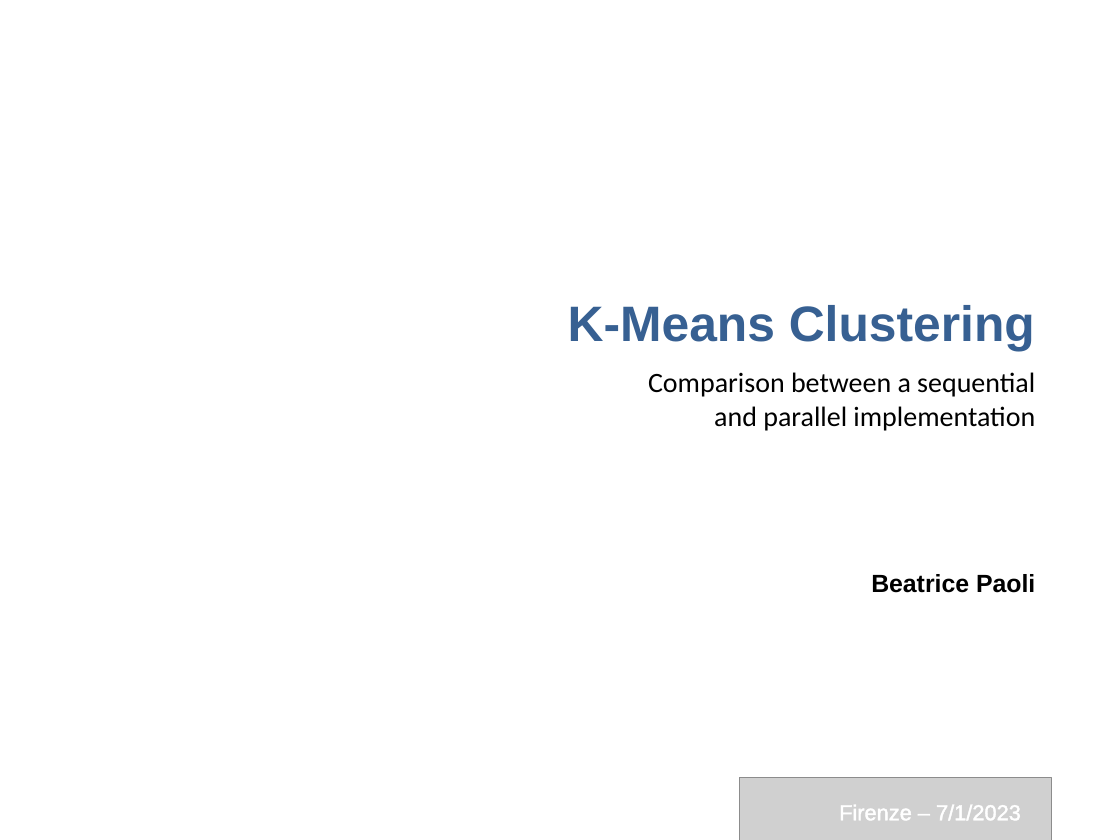
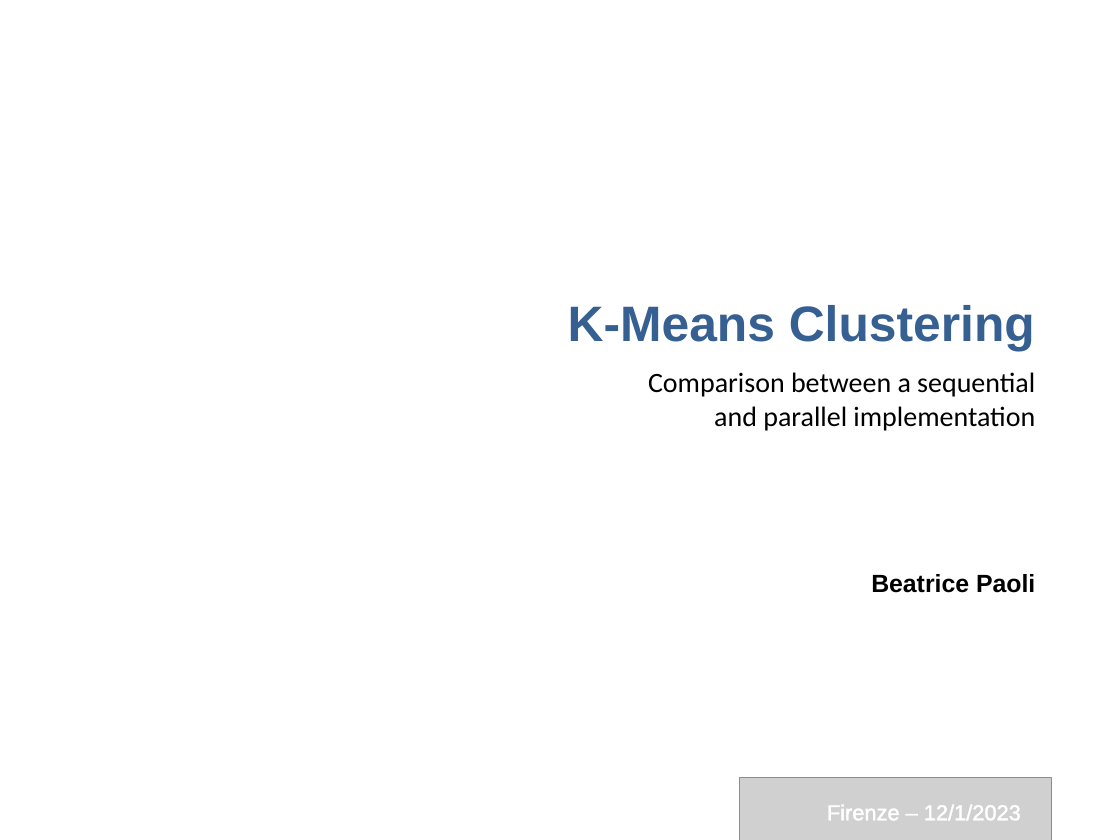
Before and after one commit to BeatricePaoli/KMeansClustering, a slide deck: slide 1 of presentation/KMeansClustering.pptx. Drawn at 1120x840 pixels with LibreOffice and Linux fonts; fonts in the diff are those of the drawing; grey boxes stand for pictures; background and template pictures are left out. Boxes give left, top, right and bottom in pixels: in the first picture for what was removed or moved away, otherwise in the second. Text is boxed around its words. In the diff, an @@ line names an element or a change of style, - is before the commit and + after.

```diff
--- a/presentation/KMeansClustering.pptx
+++ b/presentation/KMeansClustering.pptx
@@ text at [827, 805, 1021, 820]: text changed @@
-Firenze – 7/1/2023
+Firenze – 12/1/2023
```
Also in this commit, not shown: 1 other slide changed, 8 slides added, 1 slide removed, 11 other files.
